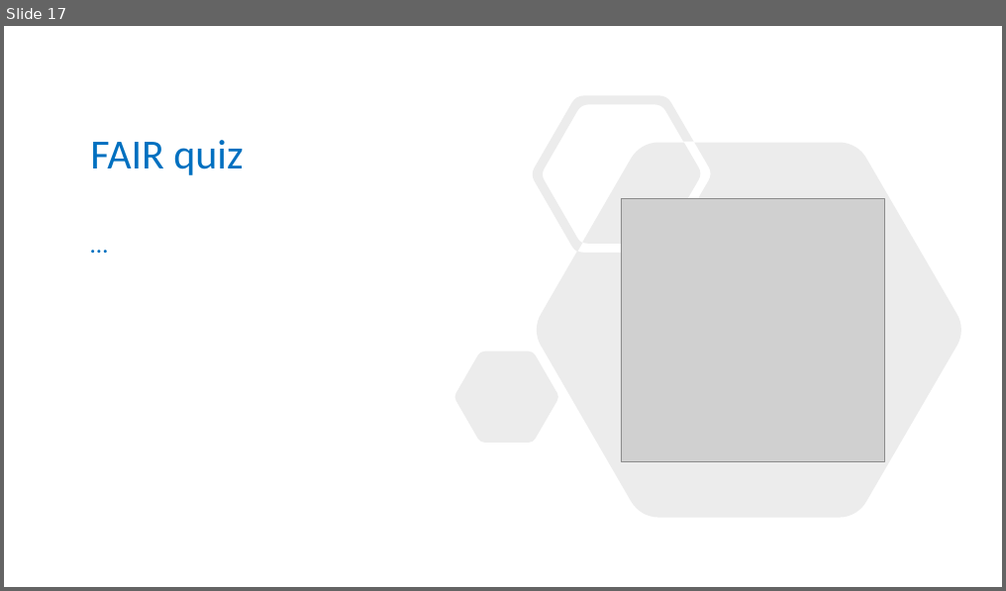
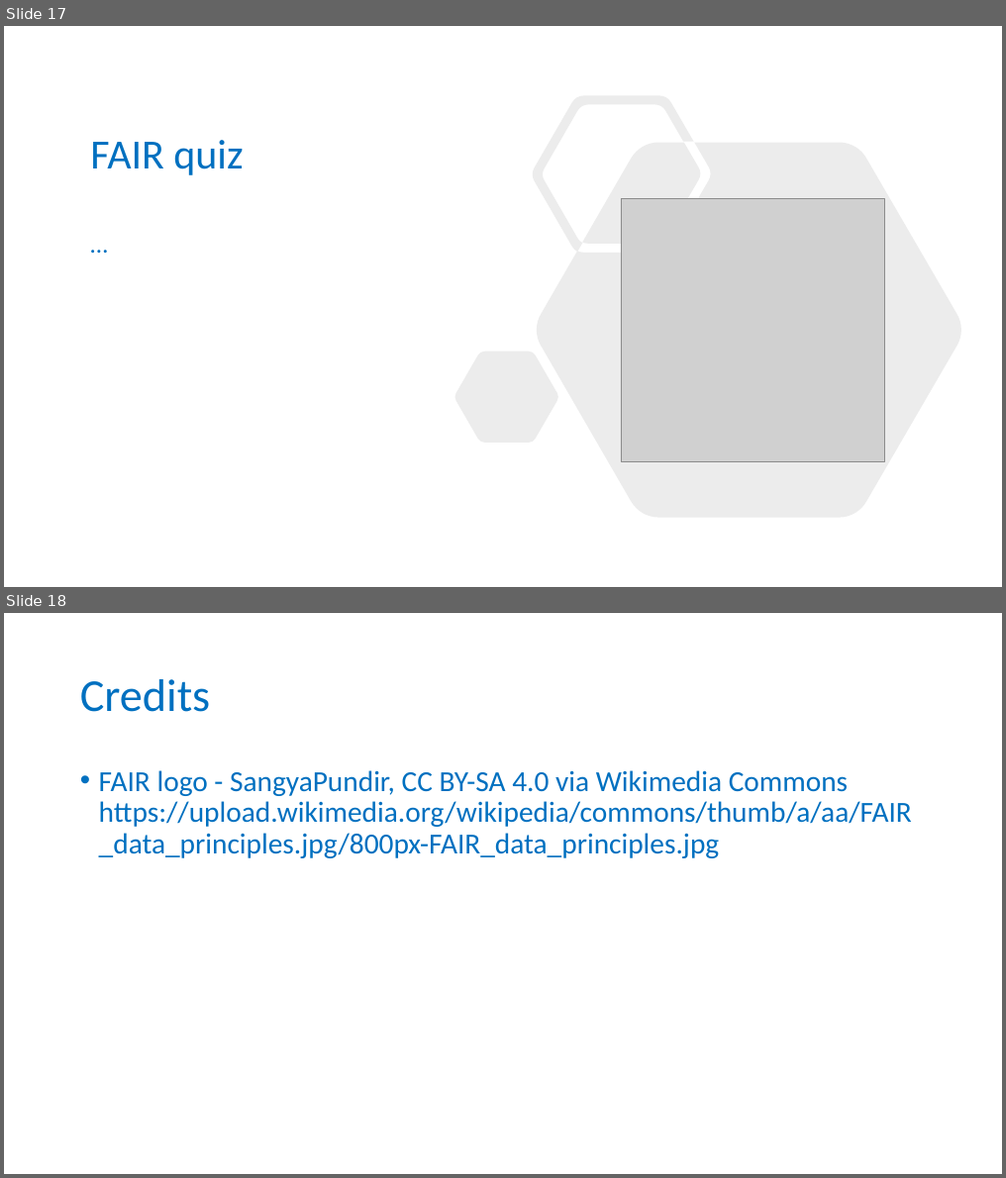
Before and after one commit to carpentries-incubator/fair-for-leaders, a slide deck: instructors/02-Being_FAIR.pptx. Shown one above the other, each under a label of ours: slide 17 before the commit, slides 17 and 18 after it. The pictures are 1006x591 and 1006x1178 pixels, drawn with LibreOffice and Linux fonts; fonts in the diff are those of the drawing; grey boxes stand for pictures; background and template pictures are left out. Boxes give left, top, right and bottom in pixels: in the first picture for what was removed or moved away, otherwise in the second. Text is boxed around its words. In the diff, an @@ line names an element or a change of style, - is before the commit and + after.

Commit message:
Added attribution for the FAIR logo

```diff
--- a/instructors/02-Being_FAIR.pptx
+++ b/instructors/02-Being_FAIR.pptx
@@ slide 18 added at (4,613,1002,1174), background #FFFFFF @@
@@ title added at (80,679,210,712), 44 pt, text #0070C0 @@
+Credits
@@ text added at (99,770,912,859), 28 pt, text #0070C0 @@
+• FAIR logo - SangyaPundir, CC BY-SA 4.0 via Wikimedia Commons
+  https://upload.wikimedia.org/wikipedia/commons/thumb/a/aa/FAIR_data_principles.jpg/800px-FAIR_data_principles.jpg
```
Also in this commit, not shown: 4 slides changed.
